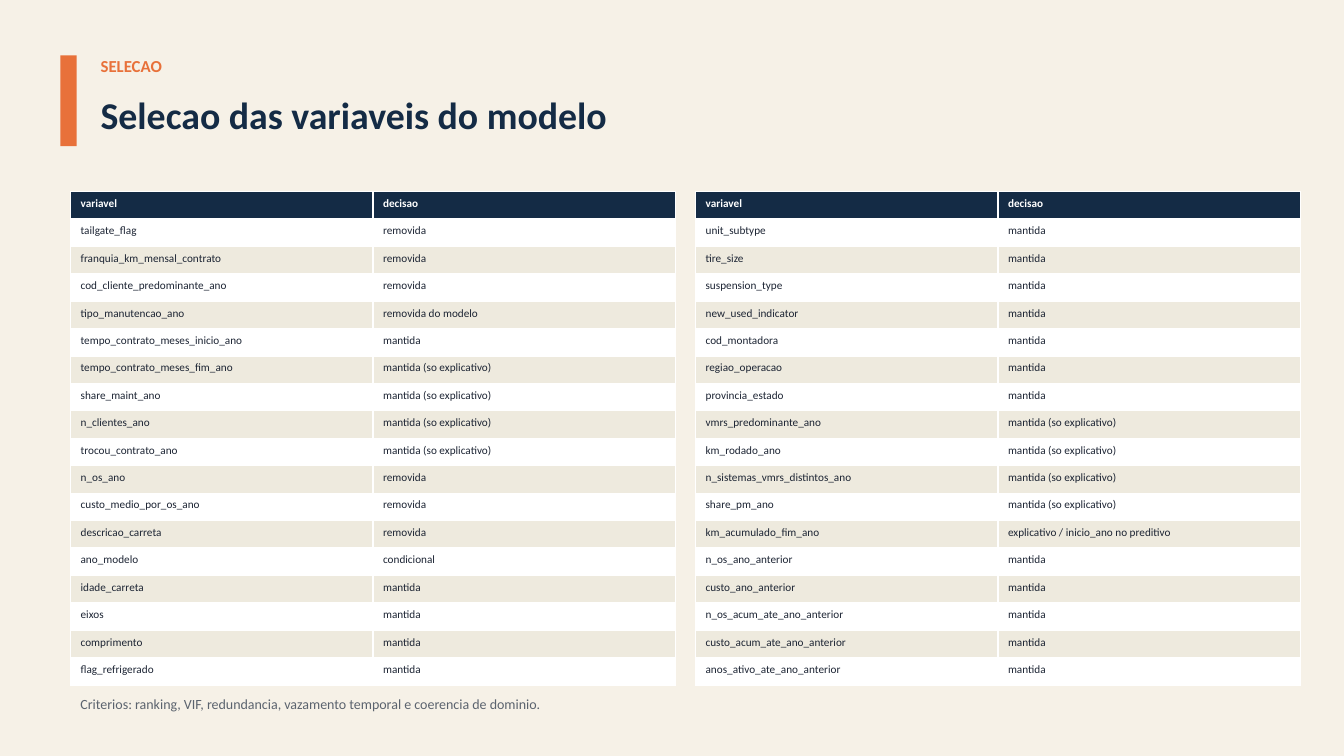
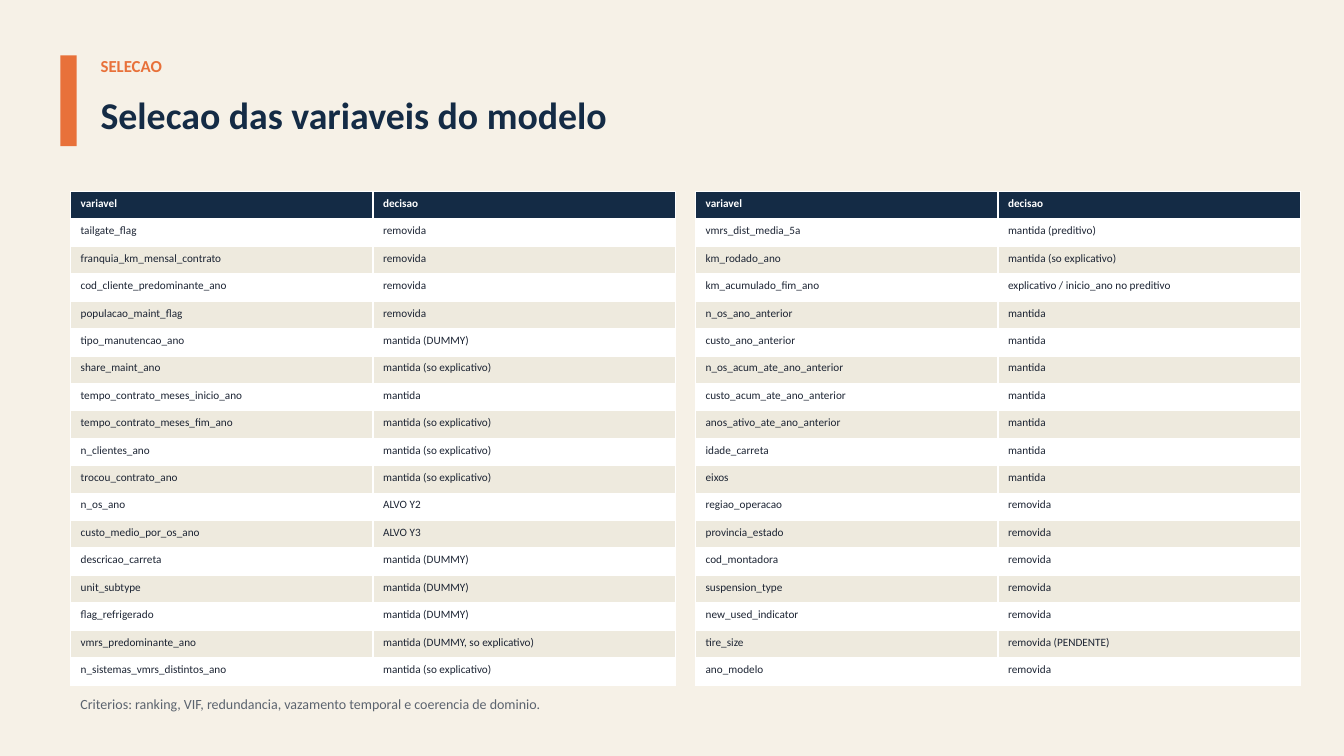
Before and after one commit to giovanicani/quatro_norte, a slide deck: slide 17 of docs/entregas/Apresentacao_QuatroNorte.pptx. Drawn at 1344x756 pixels with LibreOffice and Linux fonts; fonts in the diff are those of the drawing. Boxes give left, top, right and bottom in pixels: in the first picture for what was removed or moved away, otherwise in the second. Text is boxed around its words. In the diff, an @@ line names an element or a change of style, - is before the commit and + after.

```diff
--- a/docs/entregas/Apresentacao_QuatroNorte.pptx
+++ b/docs/entregas/Apresentacao_QuatroNorte.pptx
@@ table at (x1=71, y1=192, x2=676, y2=686) @@
-row 5: tipo_manutencao_ano | removida do modelo
+row 5: populacao_maint_flag | removida
+row 6: tipo_manutencao_ano | mantida (DUMMY)
+row 7: share_maint_ano | mantida (so explicativo)
-row 8: share_maint_ano | mantida (so explicativo)
-row 11: n_os_ano | removida
-row 12: custo_medio_por_os_ano | removida
-row 13: descricao_carreta | removida
-row 14: ano_modelo | condicional
-row 15: idade_carreta | mantida
-row 16: eixos | mantida
-row 17: comprimento | mantida
-row 18: flag_refrigerado | mantida
+row 12: n_os_ano | ALVO Y2
+row 13: custo_medio_por_os_ano | ALVO Y3
+row 14: descricao_carreta | mantida (DUMMY)
+row 15: unit_subtype | mantida (DUMMY)
+row 16: flag_refrigerado | mantida (DUMMY)
+row 17: vmrs_predominante_ano | mantida (DUMMY, so explicativo)
+row 18: n_sistemas_vmrs_distintos_ano | mantida (so explicativo)
@@ table at (x1=696, y1=192, x2=1301, y2=686) @@
-row 2: unit_subtype | mantida
-row 3: tire_size | mantida
-row 4: suspension_type | mantida
-row 5: new_used_indicator | mantida
-row 6: cod_montadora | mantida
-row 7: regiao_operacao | mantida
-row 8: provincia_estado | mantida
-row 9: vmrs_predominante_ano | mantida (so explicativo)
+row 2: vmrs_dist_media_5a | mantida (preditivo)
-row 11: n_sistemas_vmrs_distintos_ano | mantida (so explicativo)
-row 12: share_pm_ano | mantida (so explicativo)
+row 10: idade_carreta | mantida
+row 11: eixos | mantida
+row 12: regiao_operacao | removida
+row 13: provincia_estado | removida
+row 14: cod_montadora | removida
+row 15: suspension_type | removida
+row 16: new_used_indicator | removida
+row 17: tire_size | removida (PENDENTE)
+row 18: ano_modelo | removida
```
Also in this commit, not shown: 7 other slides changed, 40 other files.
